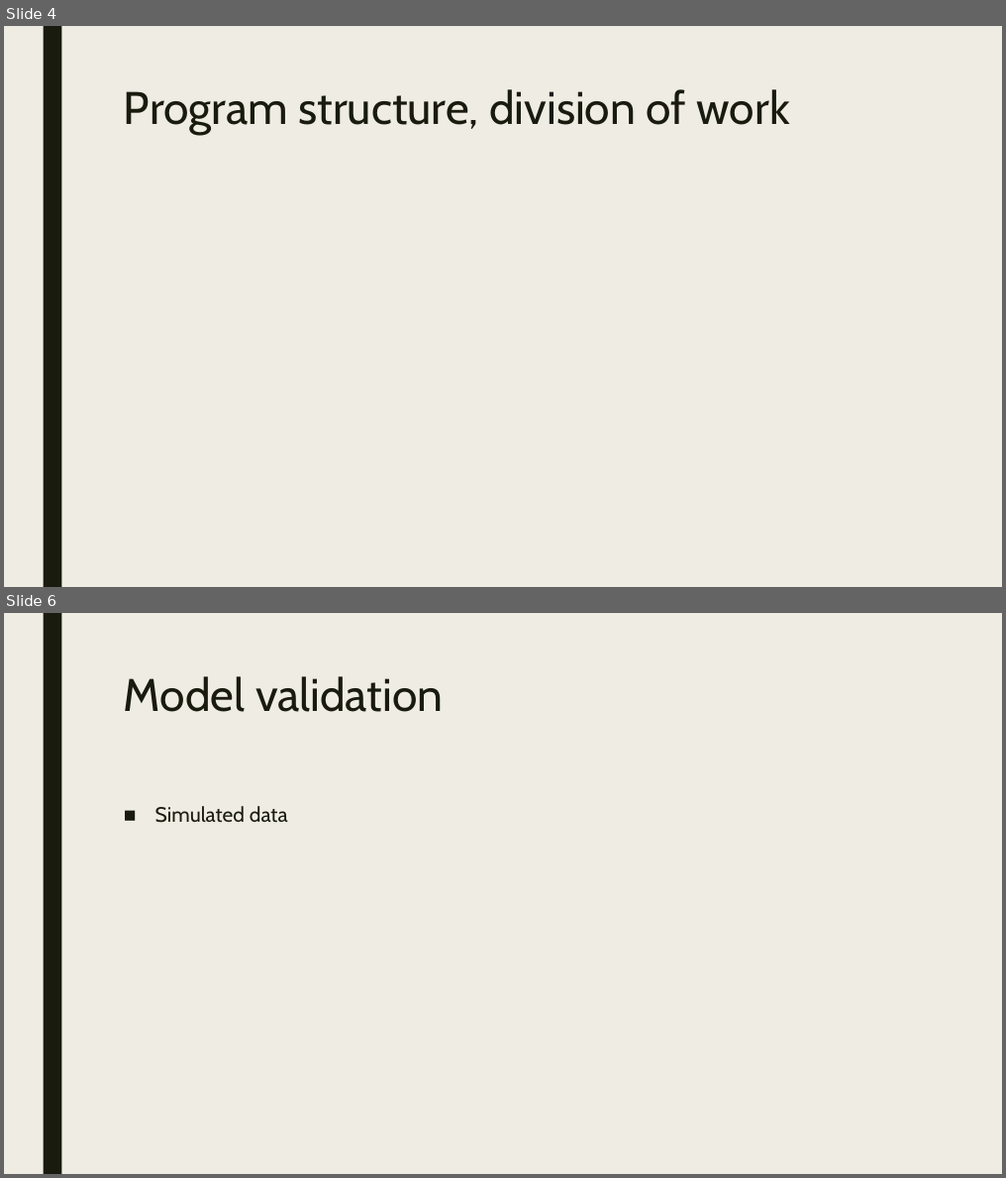
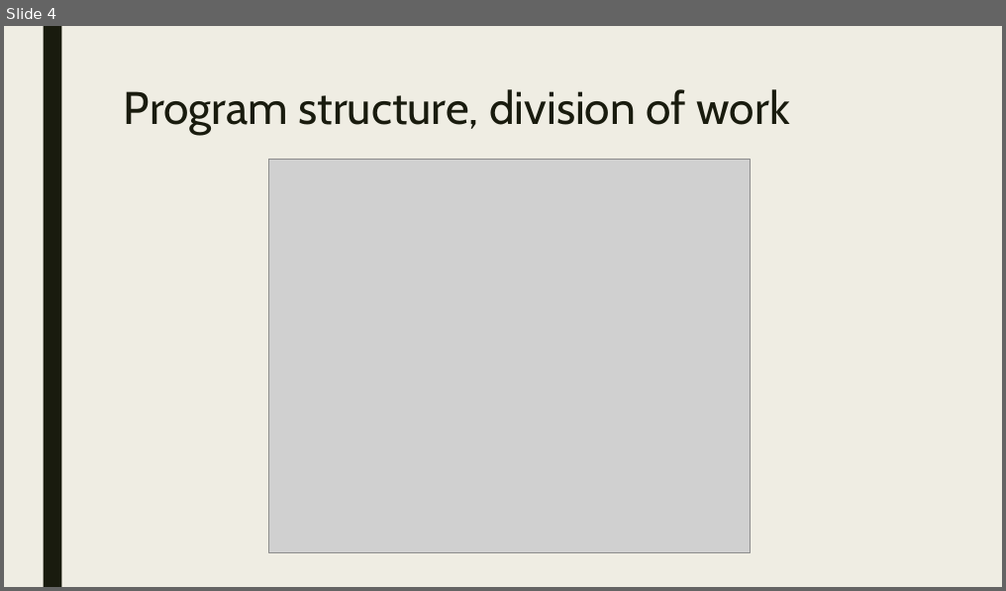
Before and after one commit to APC524/tsap, a slide deck: doc/presentation/pre.pptx. Shown one above the other, each under a label of ours: slides 4 and 6 before the commit, slide 4 after it; the slides between them are not shown. The pictures are 1006x1178 and 1006x591 pixels, drawn with LibreOffice and Linux fonts; fonts in the diff are those of the drawing; grey boxes stand for pictures. Boxes give left, top, right and bottom in pixels: in the first picture for what was removed or moved away, otherwise in the second. Text is boxed around its words. In the diff, an @@ line names an element or a change of style, - is before the commit and + after.

```diff
--- a/doc/presentation/pre.pptx
+++ b/doc/presentation/pre.pptx
@@ slide 6 removed at bbox=[4, 613, 1002, 1174], background #EFEDE3; not listed: 1 template element that a slide beside it also shows @@
@@ title removed at bbox=[124, 676, 443, 712] @@
-Model validation
@@ text removed at bbox=[155, 806, 288, 823] @@
-■ Simulated data
@@ slide 4 changed as well @@
@@ picture added at bbox=[268, 159, 750, 553] @@
```
Also in this commit, not shown: 6 other slides changed, 1 slide added, 2 other slides removed, 6 other files.
